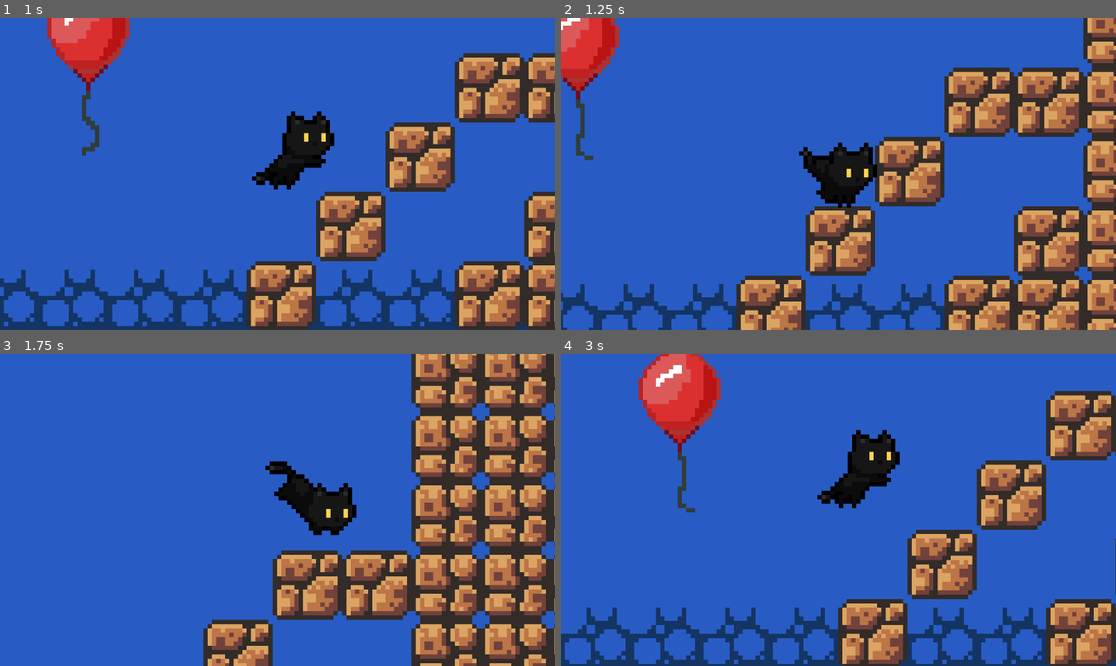
Above: before the commit, frames 1-4 (two rows, left to right).
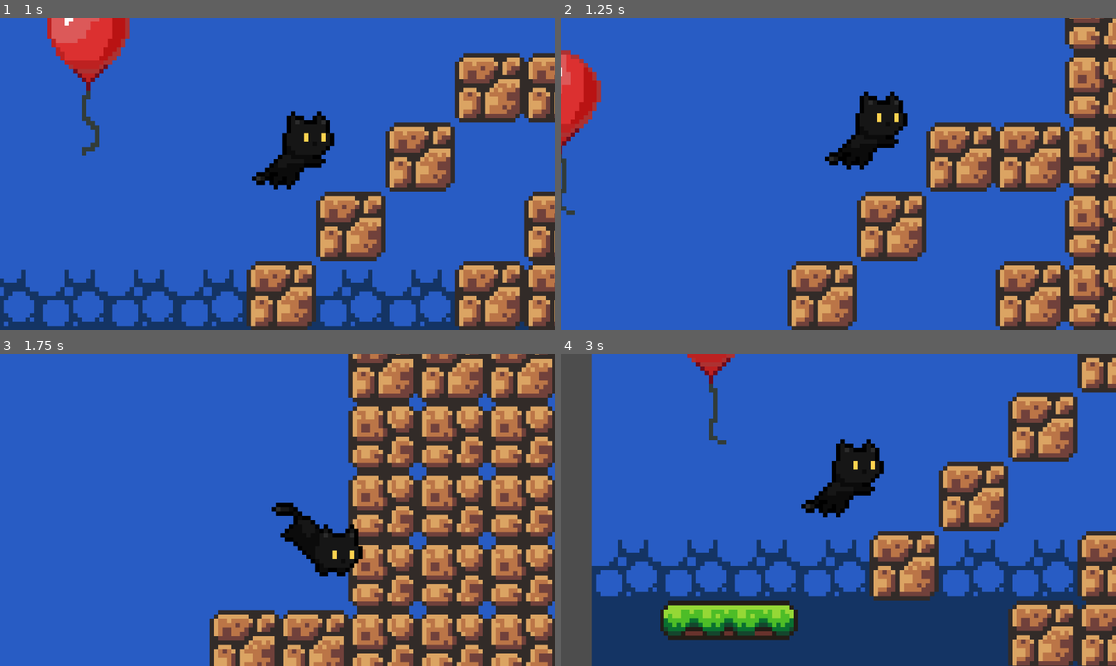
Above: after the commit, the same moments.

Repository: madgustoo/catja
Game: Godot game, scene res://main.tscn
Same seed, same stepped clock (60 frames per second), same inputs: the game is played once before the commit and once after it.
Inputs:
- Up to frame 1 (1 s): hold Right (move_right) from 0.53 s (still down); tap Space (jump) at 0.6, 0.77 s
- Up to frame 2 (1.25 s): keep holding Right (move_right); tap Space (jump) at 1.07 s
- Up to frame 3 (1.75 s): keep holding Right (move_right); tap Space (jump) at 1.35, 1.52 s
- Up to frame 4 (3 s): tap Space (jump) at 1.82, 2.1, 2.85 s; release Right (move_right) at 2.03 s; hold Left (move_left) 2.03-2.78 s; hold Right (move_right) from 2.78 s (still down)

Frame 1 is identical in both runs. In frame 2, 41% of the frame differs, in the area x 0-100%, y 0-100%; in frame 3, 39%; in frame 4, 46%.

Commit message:
Added player jump buffering

Diff:
--- a/player.tscn
+++ b/player.tscn
@@ -501,5 +501,9 @@
 wait_time = 0.15
 one_shot = true
 
+[node name="JumpBufferTimer" type="Timer" parent="."]
+wait_time = 0.08
+one_shot = true
+
 [connection signal="animation_finished" from="AnimatedSprite2D" to="." method="_on_animated_sprite_2d_animation_finished"]
 [connection signal="animation_looped" from="AnimatedSprite2D" to="." method="_on_animated_sprite_2d_animation_looped"]
--- a/scripts/player.gd
+++ b/scripts/player.gd
@@ -5,6 +5,7 @@
 @onready var coyote_timer: Timer = $CoyoteTimer
 @onready var camera: Camera2D = $Camera2D
 @onready var collision_shape: CollisionShape2D = $CollisionShape2D
+@onready var jump_buffer_timer: Timer = $JumpBufferTimer
 
 @export_range(0, 1) var acceleration = 1
 @export_range(0, 1) var deceleration = 1
@@ -13,7 +14,6 @@
 enum State {
 	NORMAL,
 	JUMPING,
-	FALL,
 	SNEAK,
 	WALL_CLIMB,
 	WALL_SLIDE
@@ -63,12 +63,14 @@
 	match state:
 		State.NORMAL:
 			if is_on_floor() or !coyote_timer.is_stopped():
-				if Input.is_action_just_pressed("jump"):
+				# If the jump buffer still hasn't completed yet once he lands,
+				# it means he registered the jump right before landing and we make him jump again withou tany input from his part
+				if Input.is_action_just_pressed("jump") or !jump_buffer_timer.is_stopped():
 					state = State.JUMPING
 					velocity.y = JUMP_VELOCITY
 					animated_stripe.play("jump")
 					elapsed_time = 0
-				elif Input.is_action_pressed("sneak") && is_on_floor():
+				elif Input.is_action_pressed("sneak"):
 					state = State.SNEAK
 					elapsed_time = 0
 				elif direction:
@@ -88,6 +90,9 @@
 			else:
 				state = State.JUMPING
 		State.JUMPING:
+			if Input.is_action_just_pressed("jump"):
+				# Jump buffer registered while he's still in the "Jumping" state (still in the air)
+				jump_buffer_timer.start()
 			if direction != 0:
 				velocity.x = move_toward(velocity.x, direction * SPEED, SPEED * acceleration * 0.5)
 				animated_stripe.flip_h = direction < 0
